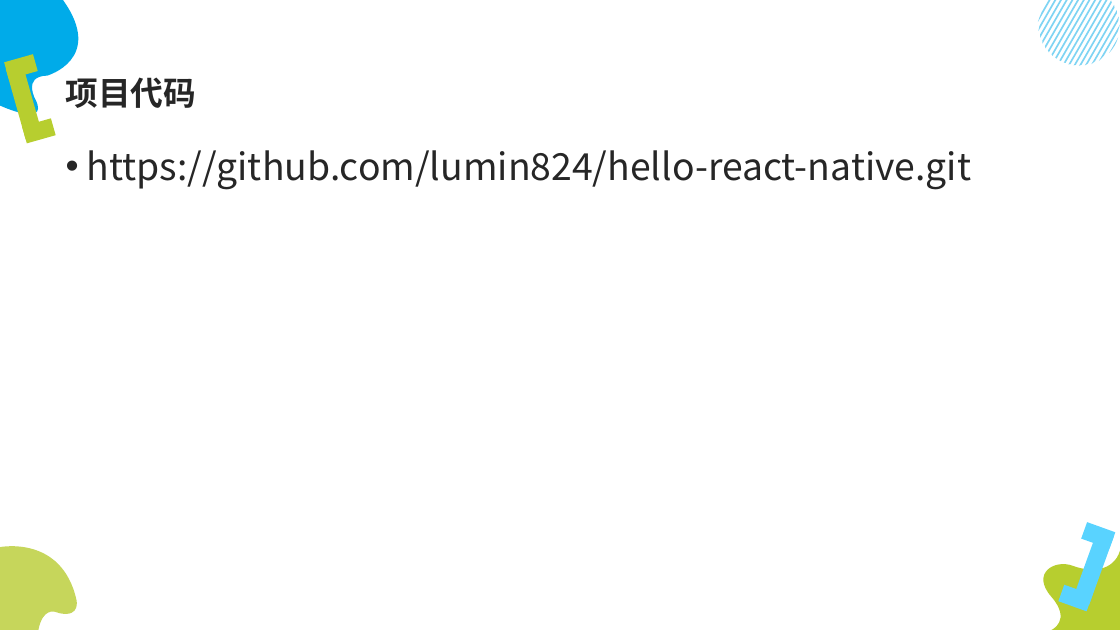
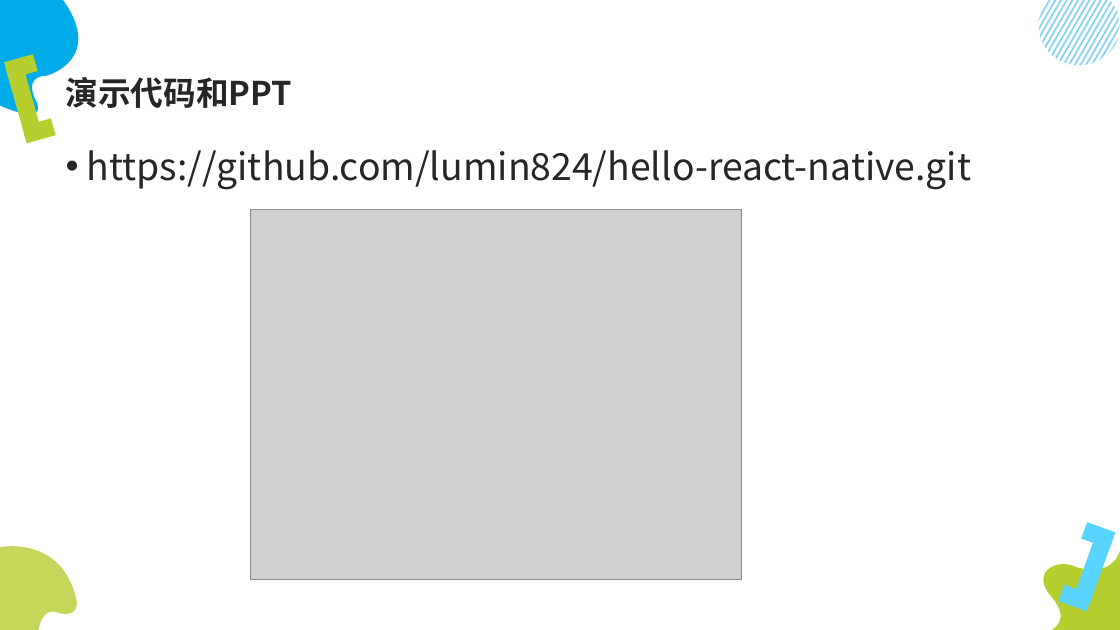
Before and after one commit to lumin824/hello-react-native, a slide deck: slide 4 of linkgap/ReactNative开发.pptx (slide 5 before the commit). Drawn at 1120x630 pixels with LibreOffice and Linux fonts; fonts in the diff are those of the drawing; grey boxes stand for pictures. Boxes give left, top, right and bottom in pixels: in the first picture for what was removed or moved away, otherwise in the second. Text is boxed around its words. In the diff, an @@ line names an element or a change of style, - is before the commit and + after.

```diff
--- a/linkgap/ReactNative开发.pptx
+++ b/linkgap/ReactNative开发.pptx
@@ title at (66,77,292,108): text changed @@
-项目代码
+演示代码和PPT
@@ picture added at (250,210,742,580) @@
```
Also in this commit, not shown: 8 other slides changed, 17 slides added, 1 other file.
